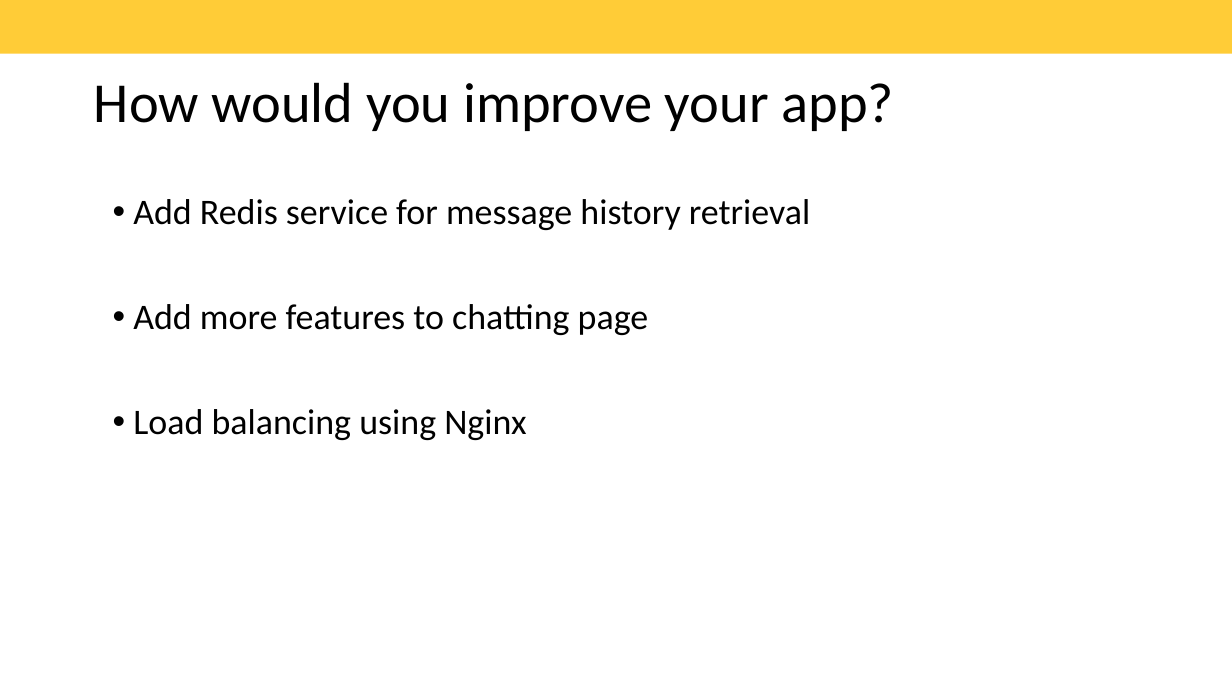
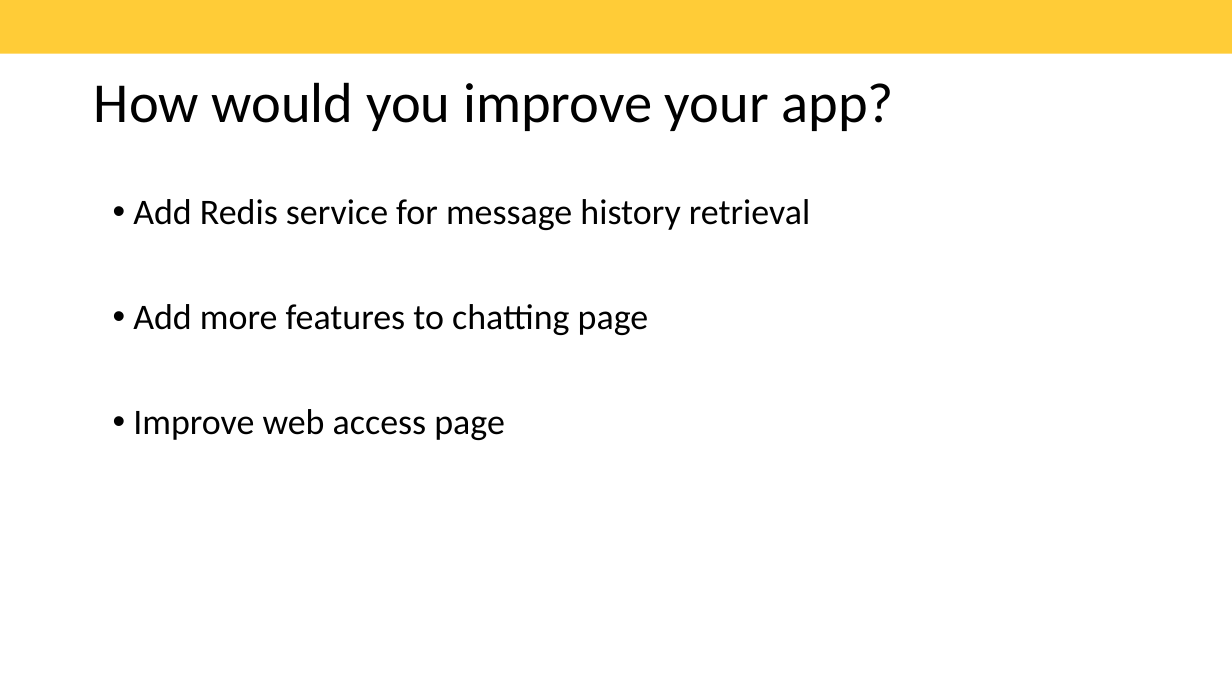
Before and after one commit to veyuanma/ReactJS-NodeJS-Project, a slide deck: slide 10 of React-app demo.pptx. Drawn at 1232x693 pixels with LibreOffice and Linux fonts; fonts in the diff are those of the drawing; background and template pictures are left out. Boxes give left, top, right and bottom in pixels: in the first picture for what was removed or moved away, otherwise in the second. Text is boxed around its words. In the diff, an @@ line names an element or a change of style, - is before the commit and + after.

```diff
--- a/React-app demo.pptx
+++ b/React-app demo.pptx
@@ text at [133,409,505,440]: text changed @@
-• Load balancing using Nginx
+• Improve web access page
```
Also in this commit, not shown: 4 other slides changed, 4 other files.
